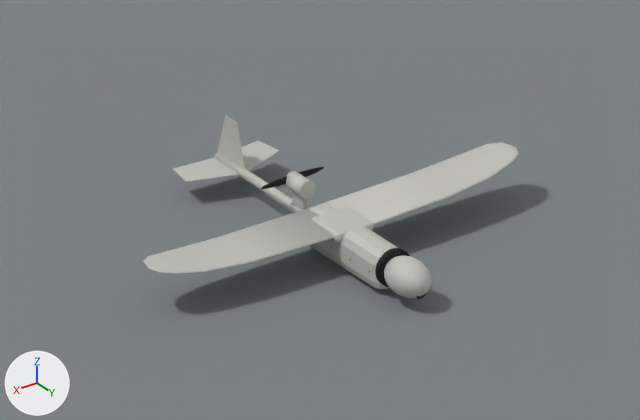
Renders of the Blender file blender/fleet/models/remoeye.blend from each side of a commit.
Both versions are drawn from the file's camera 'ComparisonCamera'. Every picture has the same lights, and +X, +Y and +Z are marked at lower left. The first picture is the older version.

Script lines for the objects in view, before the commit:
```python
ob_nose_camera_housing = bpy.data.objects.new('Nose camera housing', me_sphere)
ob_nose_camera_housing.parent = ob_payload
ob_nose_camera_housing.location = (0.0, 0.603, 0.172)
ob_nose_camera_housing.scale = (0.083, 0.117, 0.079)
ob_outer_wing = bpy.data.objects.new('Outer wing', me_outer_wing)
ob_outer_wing.parent = ob_wings
ob_outer_wing.location = (0.0, 0.0, 0.0)
ob_outer_wing_001 = bpy.data.objects.new('Outer wing.001', me_outer_wing_001)
ob_outer_wing_001.parent = ob_wings
ob_outer_wing_001.location = (0.0, 0.0, 0.0)
ob_vertical_stabilizer = bpy.data.objects.new('Vertical stabilizer', me_vertical_stabilizer)
ob_vertical_stabilizer.parent = ob_tail
ob_vertical_stabilizer.location = (0.0, 0.0, 0.0)
ob_wing_saddle = bpy.data.objects.new('Wing saddle', me_cube_001)
ob_wing_saddle.parent = ob_hull
ob_wing_saddle.location = (0.0, 0.15, 0.216)
# also in view: 'Tail boom' at (0.0, -0.32, 0.16); 'Horizontal stabilizer.001' at (0.12, -0.62, 0.16); 'Composite fuselage shell' at (0.0, 0.23, 0.15); 'ComparisonFloor' at (0.0, 0.0, 0.05); 'Horizontal stabilizer' at (-0.12, -0.62, 0.16)
```
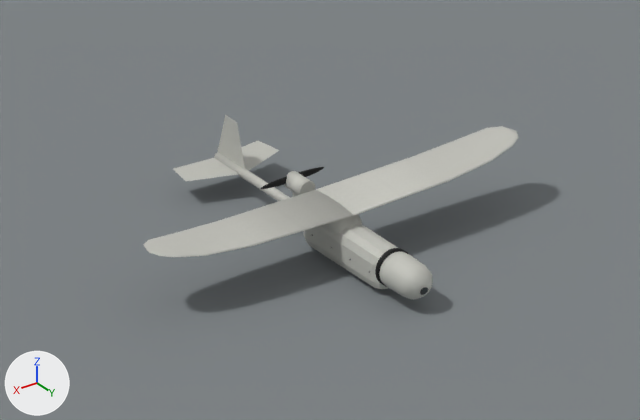
Edits to the bpy script that builds the scene:
```text
Change me_outer_wing:
    used by ob_outer_wing; parent = ob_wings; location = (0.0, 0.0, 0.0)
    remove me_outer_wing.from_pydata(...)  # 144 vertices, 284 faces; spans x -0.9..0.0, y -0.04..0.23, z 0.201..0.265
    add me_outer_wing.from_pydata(...)  # 144 vertices, 284 faces; spans x -0.9..0.0, y -0.04..0.23, z 0.274..0.338
    me_outer_wing part 1: the whole mesh is moved by (0.0, 0.0, 0.073)
Change me_outer_wing_001:
    used by ob_outer_wing_001; parent = ob_wings; location = (0.0, 0.0, 0.0)
    remove me_outer_wing_001.from_pydata(...)  # 144 vertices, 284 faces; spans x 0.0..0.9, y -0.04..0.23, z 0.201..0.265
    add me_outer_wing_001.from_pydata(...)  # 144 vertices, 284 faces; spans x 0.0..0.9, y -0.04..0.23, z 0.274..0.338
    me_outer_wing_001 part 2: the whole mesh is moved by (0.0, 0.0, 0.073)
Change me_sphere:
    used by ob_nose_camera_housing; parent = ob_payload; location = (0.0, 0.603, 0.172); scale = (0.083, 0.117, 0.079)
    remove me_sphere.from_pydata(...)  # 266 vertices, 288 faces; spans x -1.0..1.0, y -1.0..1.0, z -1.0..1.0
    add me_sphere.from_pydata(...)  # 168 vertices, 332 faces; spans x -0.08..0.08, y 0.51..0.72, z 0.1..0.25
    me_sphere part 3: 266 vertices removed from x -1.0..1.0, y -1.0..1.0, z -1.0..1.0; 168 vertices added at x -0.08..0.08, y 0.51..0.72, z 0.1..0.25
Add me_raised_wing_saddle:
    me_raised_wing_saddle.from_pydata(...)  # 168 vertices, 332 faces; spans x -0.071..0.071, y -0.07..0.25, z 0.155..0.296
    me_raised_wing_saddle.materials.append(mat_paint)
Change ob_nose_camera_housing:
    ob_nose_camera_housing.scale: (0.083, 0.117, 0.079) -> (1.0, 1.0, 1.0)
    ob_nose_camera_housing.location: (0.0, 0.603, 0.172) -> (0.0, 0.0, 0.0)
Remove ob_wing_saddle:
    ob_wing_saddle = bpy.data.objects.new('Wing saddle', me_cube_001)
    ob_wing_saddle.parent = ob_hull
    ob_wing_saddle.location = (0.0, 0.15, 0.216)
Add ob_raised_wing_saddle:
    ob_raised_wing_saddle = bpy.data.objects.new('Raised wing saddle', me_raised_wing_saddle)
    ob_raised_wing_saddle.parent = ob_hull
    ob_raised_wing_saddle.location = (0.0, 0.0, 0.0)
```

Where the change shows, as pixel boxes [x1, y1, x2, y2] in the pictures (640 x 420 px):
'Outer wing.001', moved
    before: [143, 208, 334, 273]
    after: [144, 190, 353, 257]
'Outer wing', moved
    before: [322, 142, 519, 225]
    after: [316, 126, 519, 216]
'Nose camera housing', reshaped, moved, rescaled (12% wider, 14% taller)
    before: [384, 255, 432, 298]
    after: [379, 251, 433, 300]
'Wing saddle', deleted
    before: [312, 207, 373, 242]
'Raised wing saddle', added
    after: [321, 214, 362, 235]
